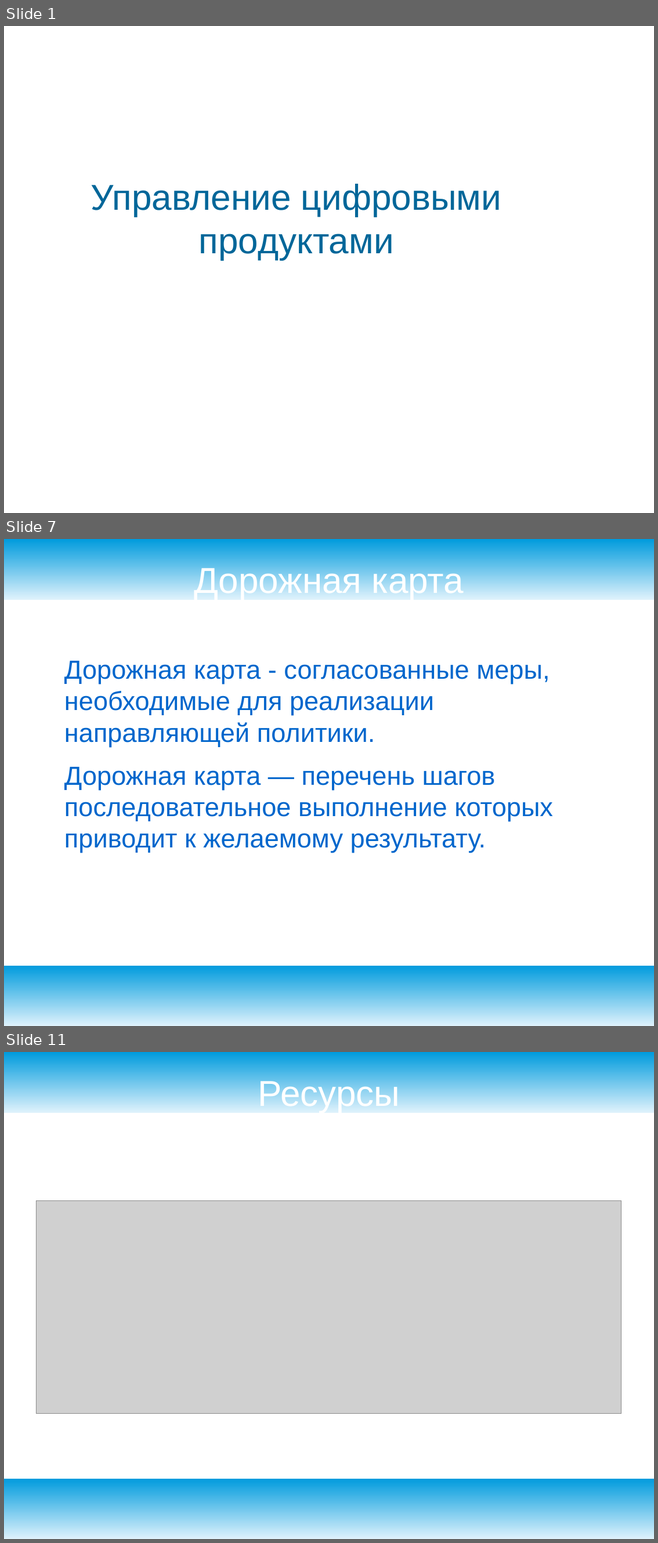
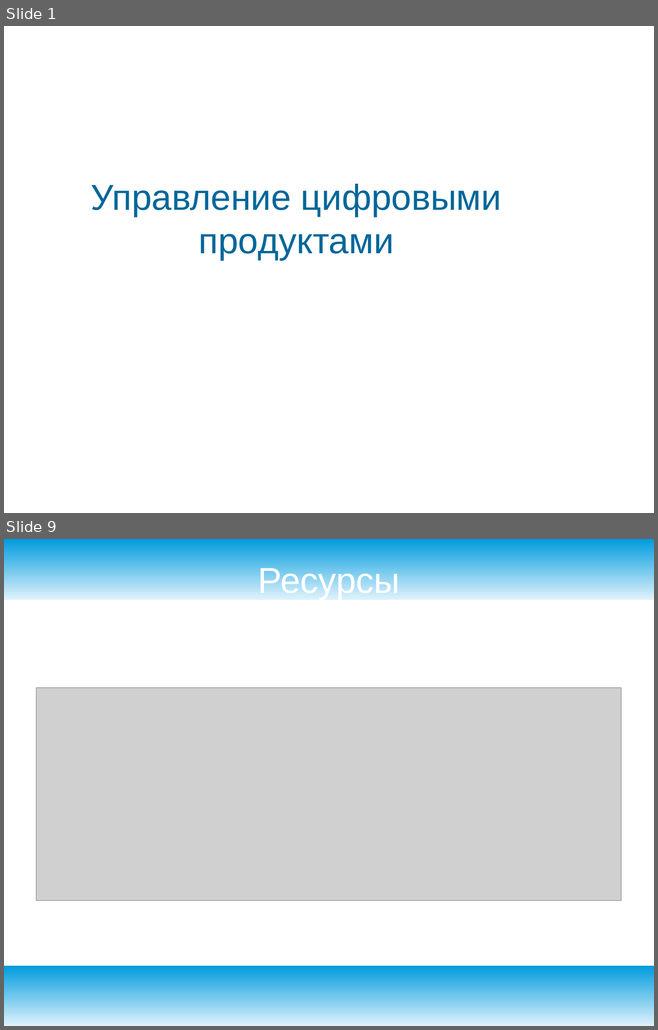
Before and after one commit to ilb/devmethodology, a slide deck: docs/presentation/productmanagement.odp. Shown one above the other, each under a label of ours: slides 1, 7 and 11 before the commit, slides 1 and 9 after it; the slides between them are not shown. The pictures are 658x1543 and 658x1030 pixels, drawn with LibreOffice and Linux fonts; fonts in the diff are those of the drawing; grey boxes stand for pictures; background and template pictures are left out. Boxes give left, top, right and bottom in pixels: in the first picture for what was removed or moved away, otherwise in the second. Text is boxed around its words. In the diff, an @@ line names an element or a change of style, - is before the commit and + after.

```diff
--- a/docs/presentation/productmanagement.odp
+++ b/docs/presentation/productmanagement.odp
@@ slide 7 removed at (4, 539, 654, 1026), background #FFFFFF; not listed: 2 template elements that a slide beside it also shows @@
@@ title removed at (194, 565, 463, 600) @@
-Дорожная карта
@@ text removed at (64, 661, 553, 853) @@
-Дорожная карта - согласованные меры, необходимые для реализации направляющей политики.
-Дорожная карта — перечень шагов последовательное выполнение которых приводит к желаемому результату.
@@ what was slide 11 is now slide 9 @@
```
Also in this commit, not shown: 2 slides changed, 5 slides added, 6 other slides removed.
